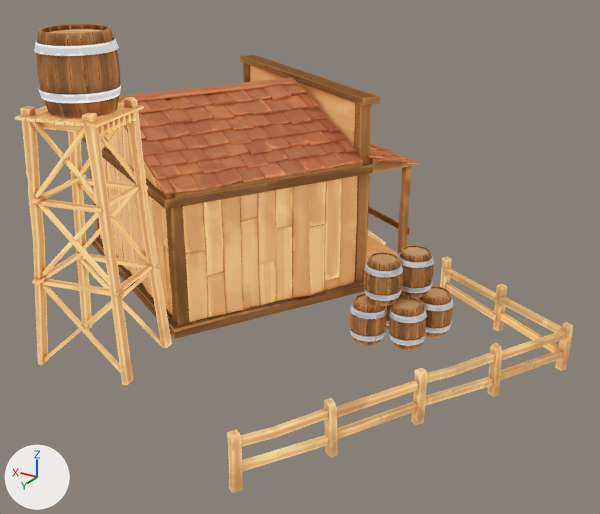
What one commit did to the glTF model public/images/projects/1/wild_west_bank.glb.
Rendered twice from a 50 mm lens placed at (15.56, 19.17, 8.99), pointed at (24.67, 3.99, 1.4). Arrows for +X, +Y and +Z are at lower left; the lights stay in place. Where no turn or scale is listed for an object, it has been applied to the vertices.

Objects in the first picture: 'bank elements_Baked_bank elements_Baked_0', 'bank_Baked_bank_Baked_0'.
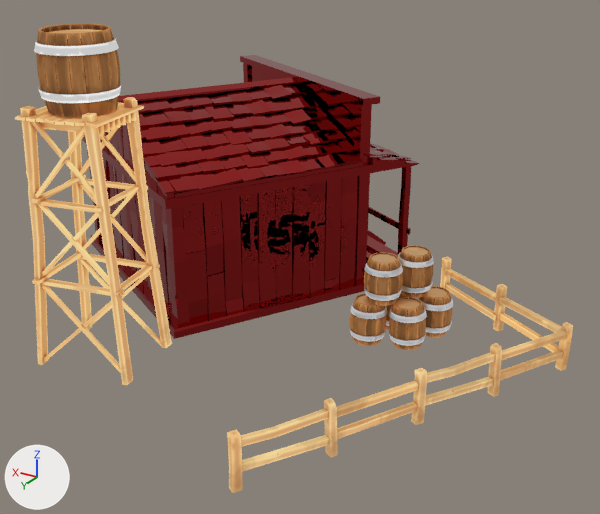
The newer file is also turned or shifted as a whole; pictures and numbers use the older file's frame.

Patch to the scene script:
```diff
--- a/public/images/projects/1/wild_west_bank.glb.py
+++ b/public/images/projects/1/wild_west_bank.glb.py
@@ mat_bank_baked @@
 mat_bank_baked = bpy.data.materials.new('bank_Baked')
-# nodes: BsdfTransparent, Emission, LightPath, MixShader, OutputMaterial, TexImage
-# uses the picture img_image_0
+# nodes: BsdfPrincipled, OutputMaterial
+# colours: red #b62d2d
```

Location of each change, (x1, y1, x2, y2) in pixels of the pictures (600 x 514 px):
'bank_Baked_bank_Baked_0', surface changed (orange to red): (82, 55, 419, 339) in both
